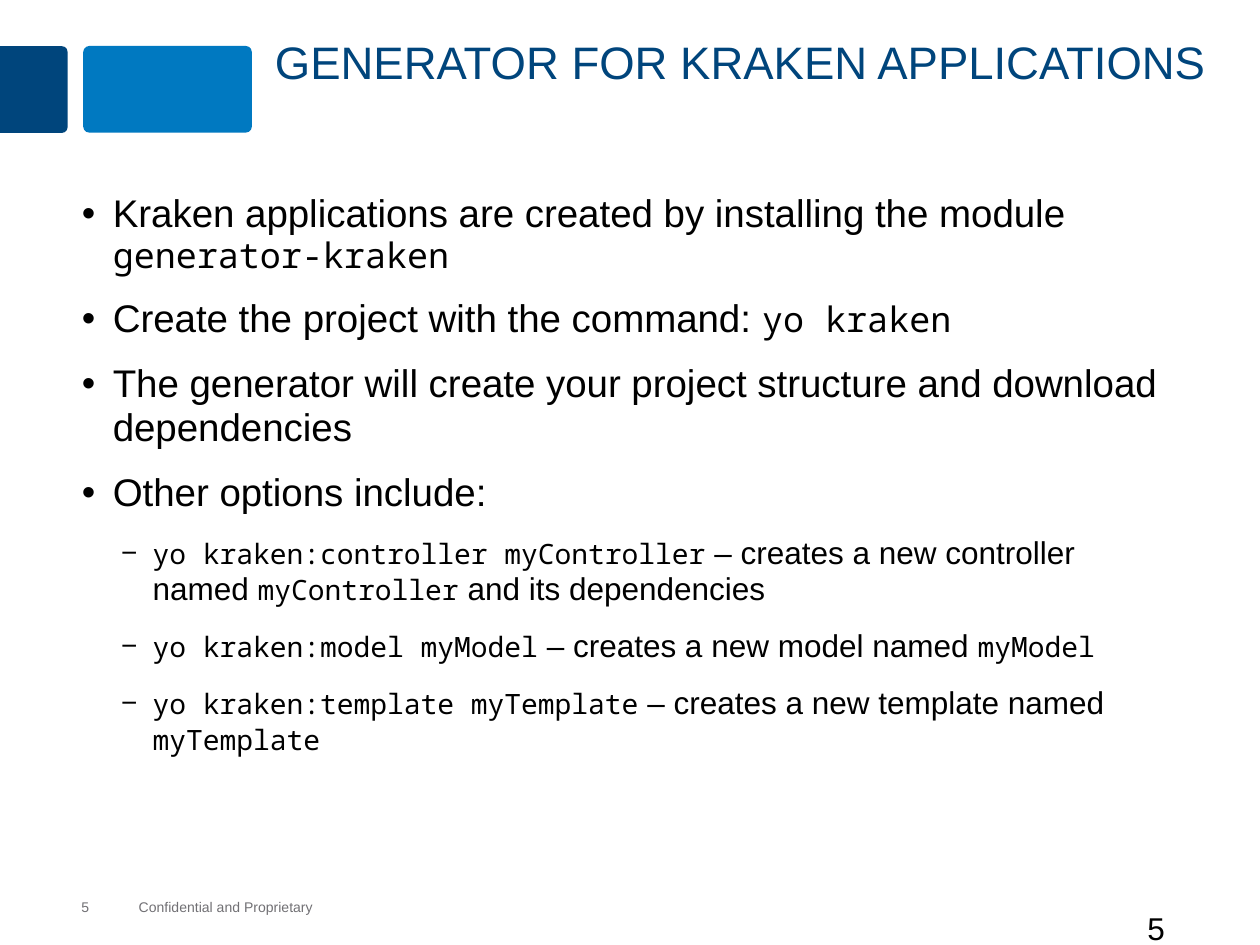
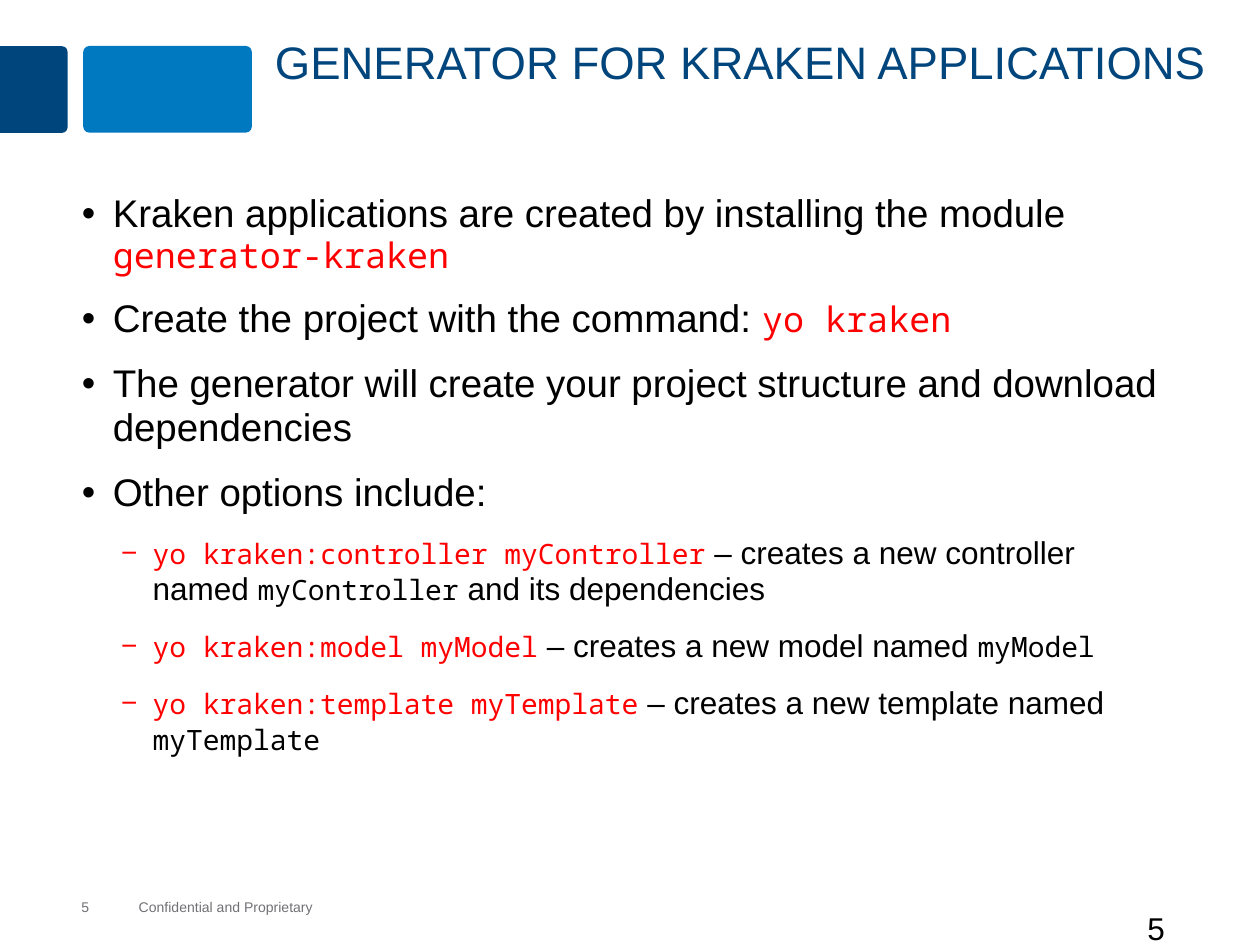
Before and after one commit to MaxMillington/nodePractice, a slide deck: slide 5 of node/lesson-80-kraken/kraken.pptx. Drawn at 1260x945 pixels with LibreOffice and Linux fonts; fonts in the diff are those of the drawing; background and template pictures are left out. Boxes give left, top, right and bottom in pixels: in the first picture for what was removed or moved away, otherwise in the second. Text is boxed around its words. In the diff, an @@ line names an element or a change of style, - is before the commit and + after.

```diff
--- a/node/lesson-80-kraken/kraken.pptx
+++ b/node/lesson-80-kraken/kraken.pptx
@@ text at (x1=113, y1=199, x2=1104, y2=757): text colour #000000 to #FF0000 in "generator-kraken", "yo kraken", "yo kraken:controller myController", "yo kraken:model myModel" and 1 more places @@
```
Also in this commit, not shown: 15 other slides changed.
